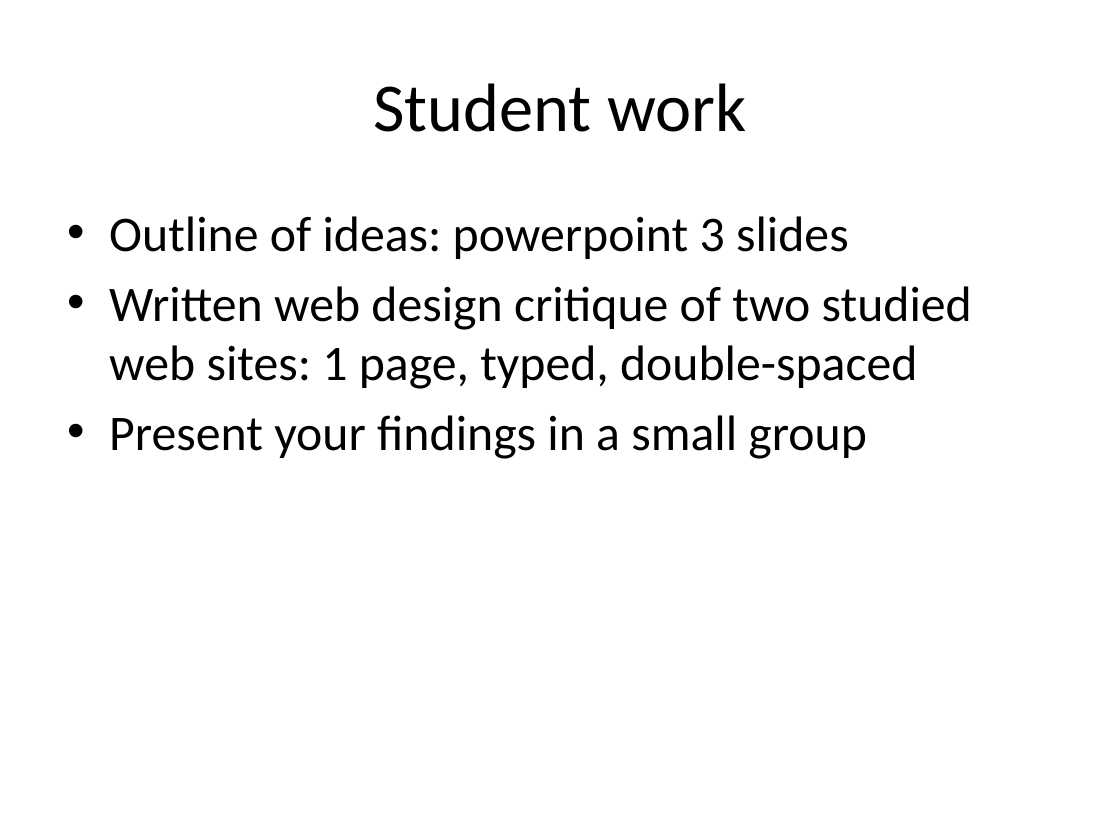
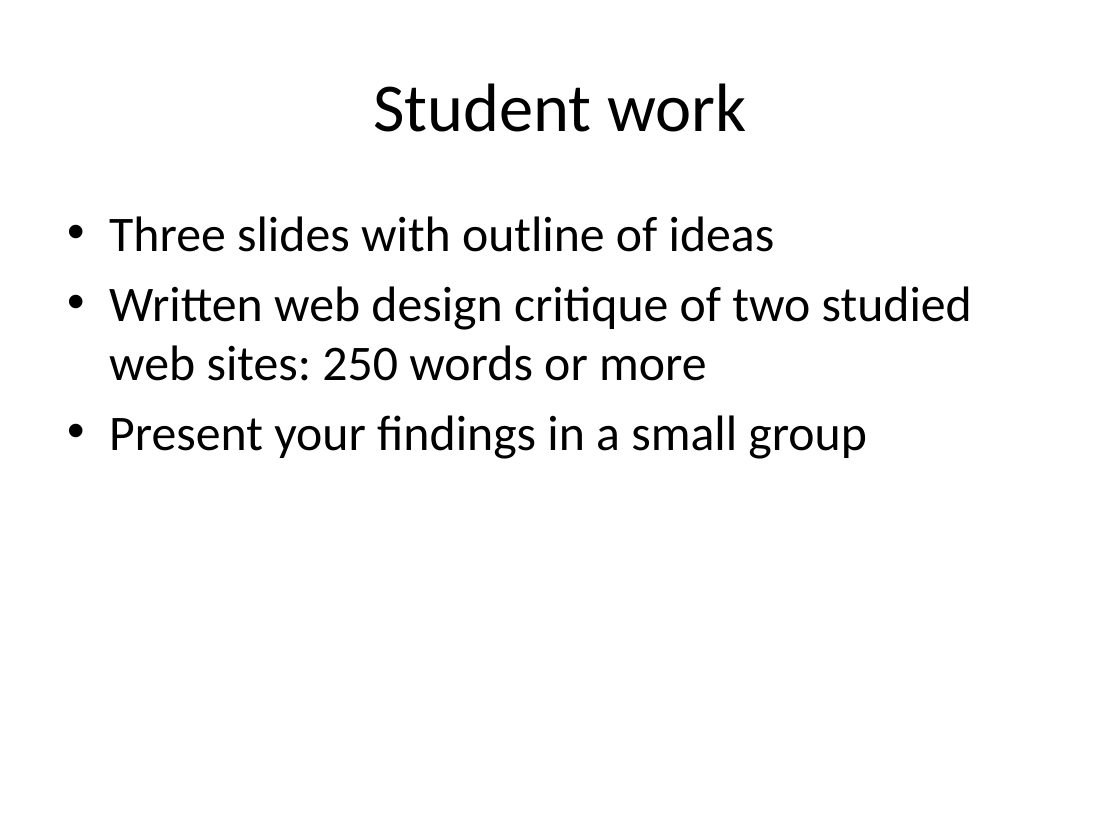
Before and after one commit to arhswebdesign/arhswebdesign.github.io, a slide deck: slide 3 of powerpoint/Web Site evaluation.pptx. Drawn at 1120x840 pixels with LibreOffice and Linux fonts; fonts in the diff are those of the drawing. Boxes give left, top, right and bottom in pixels: in the first picture for what was removed or moved away, otherwise in the second. Text is boxed around its words. In the diff, an @@ line names an element or a change of style, - is before the commit and + after.

```diff
--- a/powerpoint/Web Site evaluation.pptx
+++ b/powerpoint/Web Site evaluation.pptx
@@ text at bbox=[109, 216, 972, 381]: text changed @@
-• Outline of ideas: powerpoint 3 slides
-• Written web design critique of two studied web sites: 1 page, typed, double-spaced
+• Three slides with outline of ideas
+• Written web design critique of two studied web sites: 250 words or more
```
Also in this commit, not shown: 5 other slides changed.
